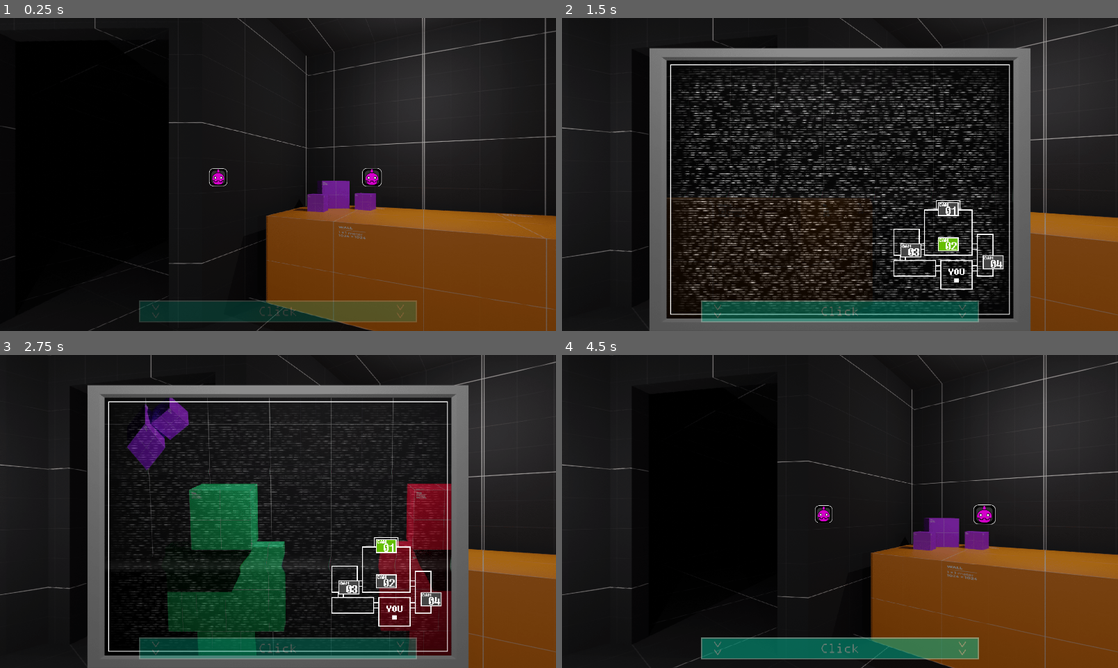
Above: before the commit, frames 1-4 (two rows, left to right).
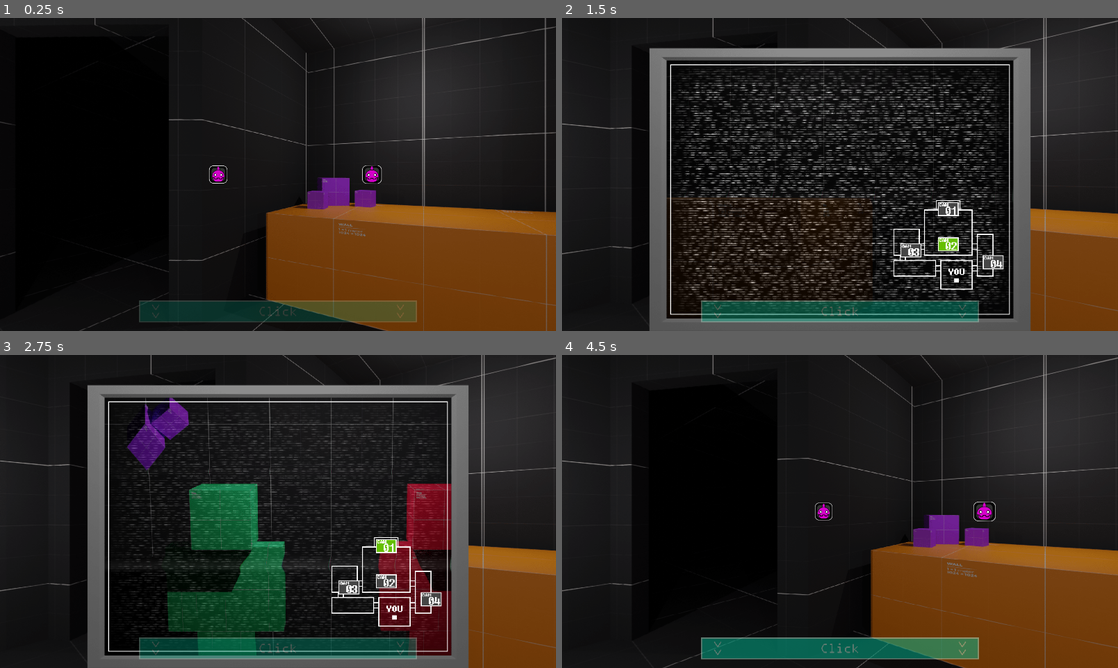
Above: after the commit, the same moments.

Repository: Oplexitie/Cupcakes-Framework
Game: Godot game, scene res://Scenes/Nights/nights.tscn
Two runs of this game, one before a commit and one after it. Both use one fixed random seed, a clock stepped at 60 frames per second and the inputs below.
Inputs (mouse positions are in pixels of both pictures, inside the frame that each line leads up to):
- Up to frame 1 (0.25 s): no input
- Up to frame 2 (1.5 s): click (840, 315) at 0.5 s; click (945, 243) at 1.25 s
- Up to frame 3 (2.75 s): click (383, 545) at 2 s
- Up to frame 4 (4.5 s): click (912, 586) at 2.75 s; click (995, 599) at 3.5 s; click (840, 652) at 4.25 s

The runs differ from the first frame. In frame 1, 3.3% of the frame differs, in the area x 0-100%, y 0-100%; in frame 2, 1.0%; in frame 3, 1.0%; in frame 4, 3.1%.

Commit message:
Tweak Office Positions

Diff:
--- a/Scenes/Nights/nights.tscn
+++ b/Scenes/Nights/nights.tscn
@@ -266,14 +266,13 @@
 script = ExtResource( 3 )
 
 [node name="Office" type="Sprite" parent="OfficeElements"]
-position = Vector2( 0, -200 )
 texture = ExtResource( 16 )
 centered = false
-offset = Vector2( -540, 0 )
+offset = Vector2( -540, -210 )
 script = ExtResource( 1 )
 
 [node name="ButtonExample" type="Sprite" parent="OfficeElements/Office"]
-position = Vector2( 250, 750 )
+position = Vector2( 250, 540 )
 scale = Vector2( 0.5, 0.5 )
 texture = ExtResource( 10 )
 script = ExtResource( 4 )
@@ -289,7 +288,7 @@
 shape = SubResource( 46 )
 
 [node name="ButtonExample2" type="Sprite" parent="OfficeElements/Office"]
-position = Vector2( 800, 750 )
+position = Vector2( 800, 540 )
 scale = Vector2( 0.5, 0.5 )
 texture = ExtResource( 10 )
 script = ExtResource( 4 )
@@ -305,7 +304,7 @@
 shape = SubResource( 46 )
 
 [node name="ButtonExample3" type="Sprite" parent="OfficeElements/Office"]
-position = Vector2( 1675, 750 )
+position = Vector2( 1675, 540 )
 scale = Vector2( 0.5, 0.5 )
 texture = ExtResource( 10 )
 script = ExtResource( 4 )
